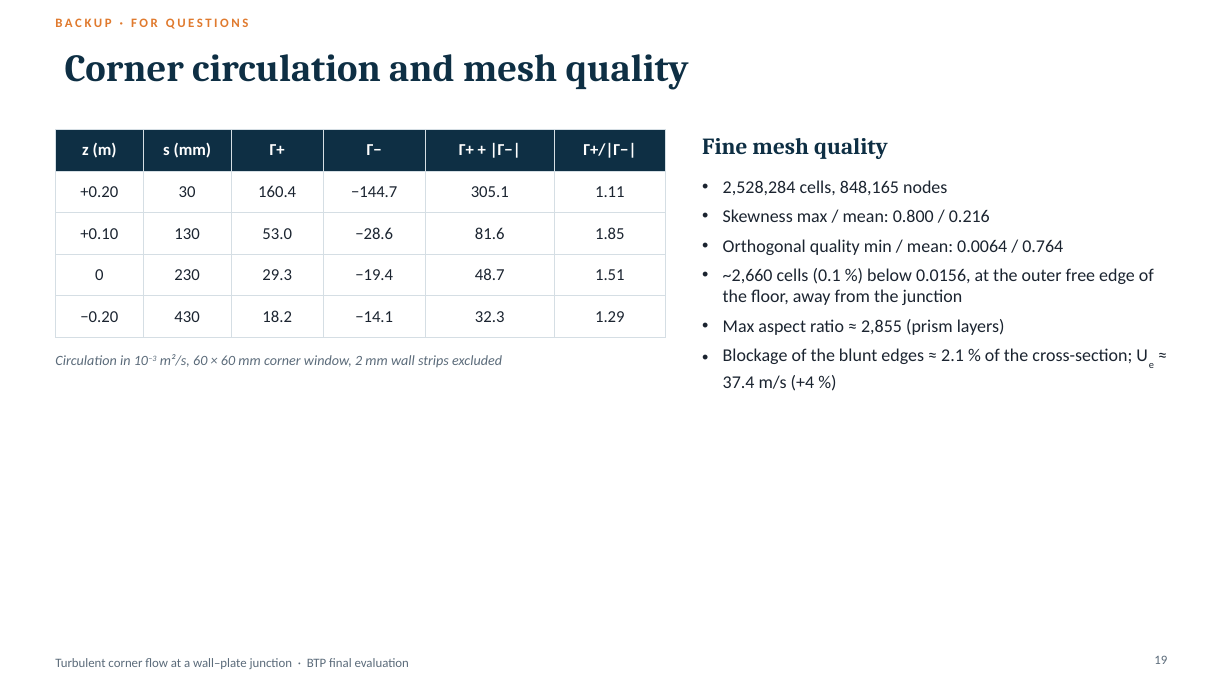
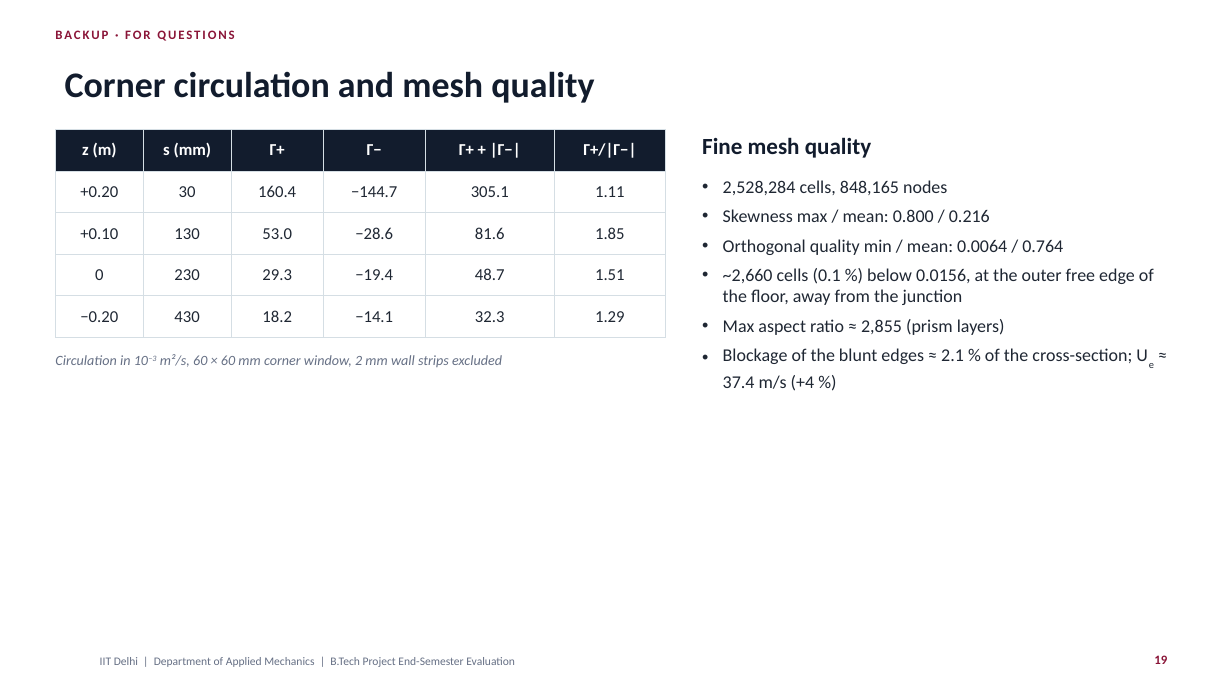
Before and after one commit to aigaurav/BTP, a slide deck: slide 19 of BTP_Final_Presentation.pptx. Drawn at 1232x693 pixels with LibreOffice and Linux fonts; fonts in the diff are those of the drawing; background and template pictures are left out. Boxes give left, top, right and bottom in pixels: in the first picture for what was removed or moved away, otherwise in the second. Text is boxed around its words. In the diff, an @@ line names an element or a change of style, - is before the commit and + after.

```diff
--- a/BTP_Final_Presentation.pptx
+++ b/BTP_Final_Presentation.pptx
@@ text "BACKUP · FOR QUESTIONS": place and size @@
-text "BACKUP · FOR QUESTIONS" at box(55, 18, 249, 29)
+text "BACKUP · FOR QUESTIONS" at box(55, 30, 234, 41)
@@ text "BACKUP · FOR QUESTIONS" at box(55, 30, 234, 41): text colour #E07A2E to #8A1538, letter spacing 2 to 1.5 pt @@
@@ title "Corner circulation and mesh quality": place and size @@
-title "Corner circulation and mesh quality" at box(65, 54, 689, 90)
+title "Corner circulation and mesh quality" at box(65, 71, 594, 103)
@@ title "Corner circulation and mesh quality" at box(65, 71, 594, 103): size 30 to 28 pt, font Cambria to Calibri, text colour #0E2F44 to #121C2D @@
@@ table at box(55, 129, 665, 326) @@
@@ fill #0E2F44 to #121C2D in row 1 @@
@@ text colour #1B2430 to #1F2733 in "+0.20", "30", "160.4", "−144.7" and 20 more places @@
@@ text "Fine mesh quality" at box(702, 137, 871, 158): font Cambria to Calibri, text colour #0E2F44 to #121C2D @@
@@ text removed at box(55, 658, 409, 669) @@
-Turbulent corner flow at a wall–plate junction · BTP final evaluation
@@ text added at box(100, 657, 515, 667), 9 pt, text #667085 @@
+IIT Delhi | Department of Applied Mechanics | B.Tech Project End-Semester Evaluation
@@ page number at box(1154, 655, 1167, 664): text colour #5B6B7A to #8A1538, bold on @@
```
Also in this commit, not shown: 18 other slides changed.
